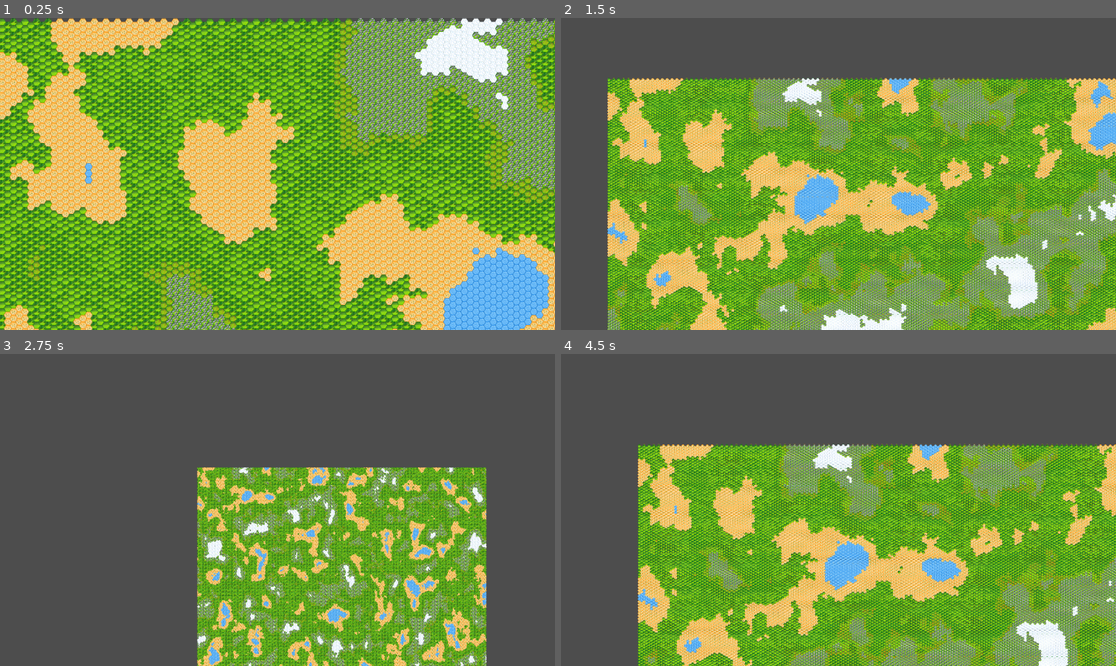
Above: before the commit, frames 1-4 (two rows, left to right).
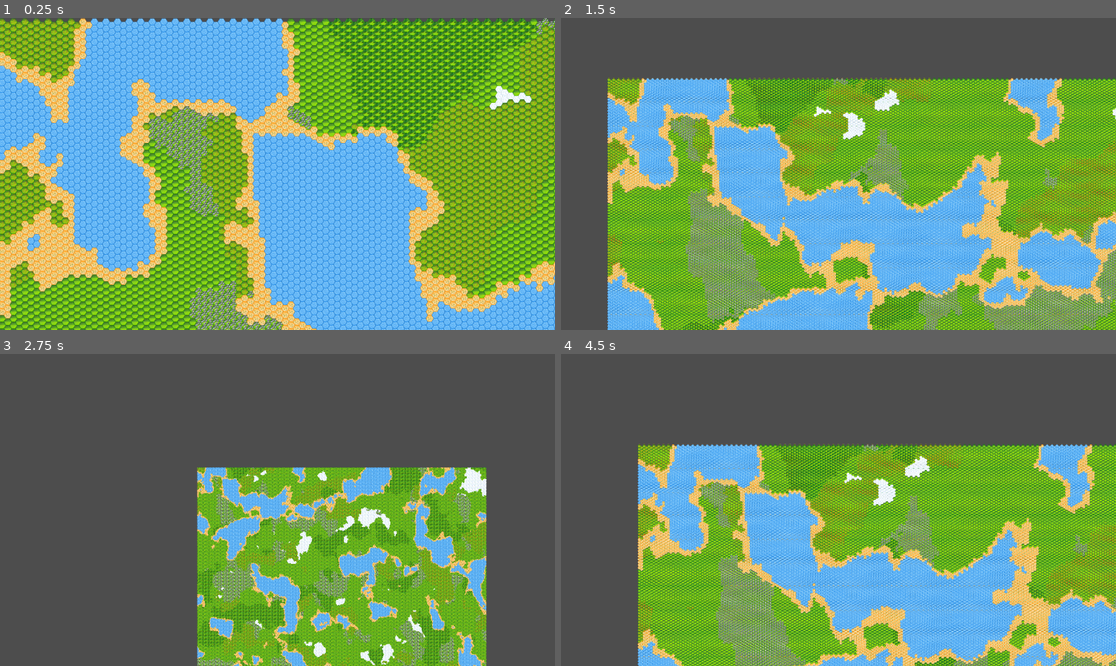
Above: after the commit, the same moments.

Repository: IsStephy/Game_TM_2
Game: Godot game, scene res://scenes/main.tscn
Two runs of this game, one before a commit and one after it. Both use one fixed random seed, a clock stepped at 60 frames per second and the inputs below.
Inputs:
- Up to frame 1 (0.25 s): no input
- Up to frame 2 (1.5 s): tap Enter at 0.5 s; hold Right (ui_right) 0.53-1.28 s; hold P 0.53-1.28 s; hold Down (ui_down) from 1.28 s (still down); tap O at 1.35 s
- Up to frame 3 (2.75 s): release Down (ui_down) at 2.03 s; hold Right (ui_right) from 2.03 s (still down); hold P from 2.03 s (still down)
- Up to frame 4 (4.5 s): release Right (ui_right) at 2.78 s; release P at 2.78 s; hold Up (ui_up) 2.78-3.53 s; tap O at 2.85, 4.35 s; hold P 3.53-4.28 s; hold Left (ui_left) from 3.53 s (still down)

The runs differ from the first frame. In frame 1, 77% of the frame differs, in the area x 0-100%, y 0-100%; in frame 2, 56%; in frame 3, 23%; in frame 4, 46%.

Commit message:
Change the logic behind the map generation

Diff:
--- a/Grid_map/game_of_life/scenes/main.gd
+++ b/Grid_map/game_of_life/scenes/main.gd
@@ -27,7 +27,7 @@
 # Thresholds based on the image
 var thresholds = [
 	0.0,    # Water
-	0.214,  # Sand
+	0.314,  # Sand
 	0.364,  # Grass
 	0.522,  # Mountain
 	0.602,  # Flower
@@ -60,35 +60,32 @@
 	for x in range(width):
 		for y in range(height):
 			var index = x * height + y
-			var noise_val = noise_values[index]
+			var base_noise = noise_values[index]
+			var normalized_noise = (base_noise - min_noise) / (max_noise - min_noise)
 
-			# Normalize noise to range [0, 1]
-			var normalized_noise = (noise_val - min_noise) / (max_noise - min_noise)
+			# Sample "feature noise" using warped coords (no extra noise objects)
+			var mountain_chance = noise.get_noise_2d(x + 1000, y - 1000)
+			var flower_chance = noise.get_noise_2d(x - 2000, y + 1500)
+			var forest_chance = noise.get_noise_2d(x + 3000, y + 3000)
 
-			# Assign tile type
+			# Biome base
 			var tile_pos: Vector2i
 			if normalized_noise < thresholds[1]:
 				tile_pos = water
 			elif normalized_noise < thresholds[2]:
 				tile_pos = sand
-			elif normalized_noise < thresholds[3]:
-				var n = randi()%2
-				if n == 0:
-					tile_pos = grass
-				elif n == 1:
+			else:
+				tile_pos = grass
+
+				if mountain_chance > 0.25:
 					tile_pos = mountain
-				else:
+				elif flower_chance > 0.25:
 					tile_pos = flower
-			elif normalized_noise < thresholds[4]:
-				tile_pos = mountain
-			elif normalized_noise < thresholds[5]:
-				tile_pos = flower
-			elif normalized_noise < thresholds[6]:
-				tile_pos = forest
-			else:
-				tile_pos = snow
+				elif forest_chance > 0.2:
+					tile_pos = forest
+				elif normalized_noise > thresholds[6]:
+					tile_pos = snow
 
-			# Set tile in TileMap
 			tile_map.set_cell(Vector2i(x, y), source_id, tile_pos)
 
 
--- a/Grid_map/game_of_life/scenes/main.tscn
+++ b/Grid_map/game_of_life/scenes/main.tscn
@@ -11,7 +11,7 @@
 colors = PackedColorArray(0.220215, 0.460128, 0.942336, 1, 0.840204, 0.718368, 0.348086, 1, 3.44135e-06, 0.586019, 0.0941458, 1, 1, 1, 1, 1, 0.608332, 0.0687228, 0.201213, 1, 0.572988, 0.572988, 0.572988, 1, 9.14484e-07, 0.35522, 0.0404457, 1)
 
 [sub_resource type="FastNoiseLite" id="FastNoiseLite_a0xpa"]
-frequency = 0.0166
+frequency = 0.0113
 
 [sub_resource type="NoiseTexture2D" id="NoiseTexture2D_xut50"]
 resource_local_to_scene = true
@@ -23,12 +23,12 @@
 
 [sub_resource type="Gradient" id="Gradient_yx6t6"]
 interpolation_mode = 1
-offsets = PackedFloat32Array(0, 0.335125, 0.521505, 0.560932, 0.682796, 0.749104, 1)
-colors = PackedColorArray(0, 0.772549, 0, 1, 0, 0, 0, 1, 0.453255, 0.0890158, 0.205345, 1, 0.110438, 0.211781, 0.555075, 1, 0.0157052, 0.295007, 0.274015, 1, 0.252688, 0.252688, 0.252688, 1, 1, 1, 1, 1)
+offsets = PackedFloat32Array(0, 0.335125, 0.521505, 0.560932, 0.603896, 0.902597, 1)
+colors = PackedColorArray(0, 0.772549, 0, 1, 0, 0, 0, 1, 0.453255, 0.0890158, 0.205345, 1, 0.110438, 0.211781, 0.555075, 1, 0.252688, 0.252688, 0.252688, 1, 0.0157052, 0.295007, 0.274015, 1, 1, 1, 1, 1)
 
 [sub_resource type="FastNoiseLite" id="FastNoiseLite_0gd87"]
 noise_type = 2
-frequency = 0.0281
+frequency = 0.0001
 
 [sub_resource type="NoiseTexture2D" id="NoiseTexture2D_shg56"]
 width = 1024
--- a/Grid_map/game_of_life/scenes/tile_map_layer.tscn
+++ b/Grid_map/game_of_life/scenes/tile_map_layer.tscn
@@ -1,690 +1,4 @@
-[gd_scene load_steps=4 format=3 uid="uid://cue0st352a3a7"]
-
-[ext_resource type="Texture2D" uid="uid://dpghs5xi1nbib" path="res://assets/tile_map/merged_output.png" id="1_fa44x"]
-
-[sub_resource type="TileSetAtlasSource" id="TileSetAtlasSource_2pavw"]
-texture = ExtResource("1_fa44x")
-texture_region_size = Vector2i(32, 32)
-0:0/0 = 0
-1:0/0 = 0
-2:0/0 = 0
-3:0/0 = 0
-4:0/0 = 0
-5:0/0 = 0
-6:0/0 = 0
-7:0/0 = 0
-8:0/0 = 0
-9:0/0 = 0
-10:0/0 = 0
-11:0/0 = 0
-12:0/0 = 0
-13:0/0 = 0
-14:0/0 = 0
-15:0/0 = 0
-16:0/0 = 0
-17:0/0 = 0
-18:0/0 = 0
-19:0/0 = 0
-0:1/0 = 0
-1:1/0 = 0
-2:1/0 = 0
-3:1/0 = 0
-4:1/0 = 0
-5:1/0 = 0
-6:1/0 = 0
-7:1/0 = 0
-8:1/0 = 0
-9:1/0 = 0
-10:1/0 = 0
-11:1/0 = 0
-12:1/0 = 0
-13:1/0 = 0
-14:1/0 = 0
-15:1/0 = 0
-16:1/0 = 0
-17:1/0 = 0
-18:1/0 = 0
-19:1/0 = 0
-0:2/0 = 0
-1:2/0 = 0
-2:2/0 = 0
-3:2/0 = 0
-4:2/0 = 0
-5:2/0 = 0
-6:2/0 = 0
-7:2/0 = 0
-8:2/0 = 0
-9:2/0 = 0
-10:2/0 = 0
-11:2/0 = 0
-12:2/0 = 0
-13:2/0 = 0
-14:2/0 = 0
-15:2/0 = 0
-16:2/0 = 0
-17:2/0 = 0
-18:2/0 = 0
-19:2/0 = 0
-0:3/0 = 0
-1:3/0 = 0
-2:3/0 = 0
-3:3/0 = 0
-4:3/0 = 0
-5:3/0 = 0
-6:3/0 = 0
-7:3/0 = 0
-8:3/0 = 0
-9:3/0 = 0
-10:3/0 = 0
-11:3/0 = 0
-12:3/0 = 0
-13:3/0 = 0
-14:3/0 = 0
-15:3/0 = 0
-16:3/0 = 0
-17:3/0 = 0
-18:3/0 = 0
-19:3/0 = 0
-0:4/0 = 0
-1:4/0 = 0
-2:4/0 = 0
-3:4/0 = 0
-4:4/0 = 0
-5:4/0 = 0
-6:4/0 = 0
-7:4/0 = 0
-8:4/0 = 0
-9:4/0 = 0
-10:4/0 = 0
-11:4/0 = 0
-12:4/0 = 0
-13:4/0 = 0
-14:4/0 = 0
-15:4/0 = 0
-16:4/0 = 0
-17:4/0 = 0
-18:4/0 = 0
-19:4/0 = 0
-0:5/0 = 0
-1:5/0 = 0
-2:5/0 = 0
-3:5/0 = 0
-4:5/0 = 0
-5:5/0 = 0
-6:5/0 = 0
-7:5/0 = 0
-8:5/0 = 0
-9:5/0 = 0
-10:5/0 = 0
-11:5/0 = 0
-12:5/0 = 0
-13:5/0 = 0
-14:5/0 = 0
-15:5/0 = 0
-16:5/0 = 0
-17:5/0 = 0
-18:5/0 = 0
-19:5/0 = 0
-0:6/0 = 0
-1:6/0 = 0
-2:6/0 = 0
-3:6/0 = 0
-4:6/0 = 0
-5:6/0 = 0
-6:6/0 = 0
-7:6/0 = 0
-8:6/0 = 0
-9:6/0 = 0
-10:6/0 = 0
-11:6/0 = 0
-12:6/0 = 0
-13:6/0 = 0
-14:6/0 = 0
-15:6/0 = 0
-16:6/0 = 0
-17:6/0 = 0
-18:6/0 = 0
-19:6/0 = 0
-0:7/0 = 0
-1:7/0 = 0
-2:7/0 = 0
-3:7/0 = 0
-4:7/0 = 0
-5:7/0 = 0
-6:7/0 = 0
-7:7/0 = 0
-8:7/0 = 0
-9:7/0 = 0
-10:7/0 = 0
-11:7/0 = 0
-12:7/0 = 0
-13:7/0 = 0
-14:7/0 = 0
-15:7/0 = 0
-16:7/0 = 0
-17:7/0 = 0
-18:7/0 = 0
-19:7/0 = 0
-0:8/0 = 0
-1:8/0 = 0
-2:8/0 = 0
-3:8/0 = 0
-4:8/0 = 0
-5:8/0 = 0
-6:8/0 = 0
-7:8/0 = 0
-8:8/0 = 0
-9:8/0 = 0
-10:8/0 = 0
-11:8/0 = 0
-12:8/0 = 0
-13:8/0 = 0
-14:8/0 = 0
-15:8/0 = 0
-16:8/0 = 0
-17:8/0 = 0
-18:8/0 = 0
-19:8/0 = 0
-0:9/0 = 0
-1:9/0 = 0
-2:9/0 = 0
-3:9/0 = 0
-4:9/0 = 0
-5:9/0 = 0
-6:9/0 = 0
-7:9/0 = 0
-8:9/0 = 0
-9:9/0 = 0
-10:9/0 = 0
-11:9/0 = 0
-12:9/0 = 0
-13:9/0 = 0
-14:9/0 = 0
-15:9/0 = 0
-16:9/0 = 0
-17:9/0 = 0
-18:9/0 = 0
-19:9/0 = 0
-0:10/0 = 0
-1:10/0 = 0
-2:10/0 = 0
-3:10/0 = 0
-4:10/0 = 0
-5:10/0 = 0
-6:10/0 = 0
-7:10/0 = 0
-8:10/0 = 0
-9:10/0 = 0
-10:10/0 = 0
-11:10/0 = 0
-12:10/0 = 0
-13:10/0 = 0
-14:10/0 = 0
-15:10/0 = 0
-16:10/0 = 0
-17:10/0 = 0
-18:10/0 = 0
-19:10/0 = 0
-0:11/0 = 0
-1:11/0 = 0
-2:11/0 = 0
-3:11/0 = 0
-4:11/0 = 0
-5:11/0 = 0
-6:11/0 = 0
-7:11/0 = 0
-8:11/0 = 0
-9:11/0 = 0
-10:11/0 = 0
-11:11/0 = 0
-12:11/0 = 0
-13:11/0 = 0
-14:11/0 = 0
-15:11/0 = 0
-16:11/0 = 0
-17:11/0 = 0
-18:11/0 = 0
-19:11/0 = 0
-0:12/0 = 0
-1:12/0 = 0
-2:12/0 = 0
-3:12/0 = 0
-4:12/0 = 0
-5:12/0 = 0
-6:12/0 = 0
-7:12/0 = 0
-8:12/0 = 0
-9:12/0 = 0
-10:12/0 = 0
-11:12/0 = 0
-12:12/0 = 0
-13:12/0 = 0
-14:12/0 = 0
-15:12/0 = 0
-16:12/0 = 0
-17:12/0 = 0
-18:12/0 = 0
-19:12/0 = 0
-0:13/0 = 0
-1:13/0 = 0
-2:13/0 = 0
-3:13/0 = 0
-4:13/0 = 0
-5:13/0 = 0
-6:13/0 = 0
-7:13/0 = 0
-8:13/0 = 0
-9:13/0 = 0
-10:13/0 = 0
-11:13/0 = 0
-12:13/0 = 0
-13:13/0 = 0
-14:13/0 = 0
-15:13/0 = 0
-16:13/0 = 0
-17:13/0 = 0
-18:13/0 = 0
-19:13/0 = 0
-0:14/0 = 0
-1:14/0 = 0
-2:14/0 = 0
-3:14/0 = 0
-4:14/0 = 0
-5:14/0 = 0
-6:14/0 = 0
-7:14/0 = 0
-8:14/0 = 0
-9:14/0 = 0
-10:14/0 = 0
-11:14/0 = 0
-12:14/0 = 0
-13:14/0 = 0
-14:14/0 = 0
-15:14/0 = 0
-16:14/0 = 0
-17:14/0 = 0
-18:14/0 = 0
-19:14/0 = 0
-0:15/0 = 0
-1:15/0 = 0
-2:15/0 = 0
-3:15/0 = 0
-4:15/0 = 0
-5:15/0 = 0
-6:15/0 = 0
-7:15/0 = 0
-8:15/0 = 0
-9:15/0 = 0
-10:15/0 = 0
-11:15/0 = 0
-12:15/0 = 0
-13:15/0 = 0
-14:15/0 = 0
-15:15/0 = 0
-16:15/0 = 0
-17:15/0 = 0
-18:15/0 = 0
-19:15/0 = 0
-0:16/0 = 0
-1:16/0 = 0
-2:16/0 = 0
-3:16/0 = 0
-4:16/0 = 0
-5:16/0 = 0
-6:16/0 = 0
-7:16/0 = 0
-8:16/0 = 0
-9:16/0 = 0
-10:16/0 = 0
-11:16/0 = 0
-12:16/0 = 0
-13:16/0 = 0
-14:16/0 = 0
-15:16/0 = 0
-16:16/0 = 0
-17:16/0 = 0
-18:16/0 = 0
-19:16/0 = 0
-0:17/0 = 0
-1:17/0 = 0
-2:17/0 = 0
-3:17/0 = 0
-4:17/0 = 0
-5:17/0 = 0
-6:17/0 = 0
-7:17/0 = 0
-8:17/0 = 0
-9:17/0 = 0
-10:17/0 = 0
-11:17/0 = 0
-12:17/0 = 0
-13:17/0 = 0
-14:17/0 = 0
-15:17/0 = 0
-16:17/0 = 0
-17:17/0 = 0
-18:17/0 = 0
-19:17/0 = 0
-0:18/0 = 0
-1:18/0 = 0
-2:18/0 = 0
-3:18/0 = 0
-4:18/0 = 0
-5:18/0 = 0
-6:18/0 = 0
-7:18/0 = 0
-8:18/0 = 0
-9:18/0 = 0
-10:18/0 = 0
-11:18/0 = 0
-12:18/0 = 0
-13:18/0 = 0
-14:18/0 = 0
-15:18/0 = 0
-16:18/0 = 0
-17:18/0 = 0
-18:18/0 = 0
-19:18/0 = 0
-0:19/0 = 0
-1:19/0 = 0
-2:19/0 = 0
-3:19/0 = 0
-4:19/0 = 0
-5:19/0 = 0
-6:19/0 = 0
-7:19/0 = 0
-8:19/0 = 0
-9:19/0 = 0
-10:19/0 = 0
-11:19/0 = 0
-12:19/0 = 0
-13:19/0 = 0
-14:19/0 = 0
-15:19/0 = 0
-16:19/0 = 0
-17:19/0 = 0
-18:19/0 = 0
-19:19/0 = 0
-0:20/0 = 0
-1:20/0 = 0
-2:20/0 = 0
-3:20/0 = 0
-4:20/0 = 0
-5:20/0 = 0
-6:20/0 = 0
-7:20/0 = 0
-8:20/0 = 0
-9:20/0 = 0
-10:20/0 = 0
-11:20/0 = 0
-12:20/0 = 0
-13:20/0 = 0
-14:20/0 = 0
-15:20/0 = 0
-16:20/0 = 0
-17:20/0 = 0
-18:20/0 = 0
-19:20/0 = 0
-0:21/0 = 0
-1:21/0 = 0
-2:21/0 = 0
-3:21/0 = 0
-4:21/0 = 0
-5:21/0 = 0
-6:21/0 = 0
-7:21/0 = 0
-8:21/0 = 0
-9:21/0 = 0
-10:21/0 = 0
-11:21/0 = 0
-12:21/0 = 0
-13:21/0 = 0
-14:21/0 = 0
-15:21/0 = 0
-16:21/0 = 0
-17:21/0 = 0
-18:21/0 = 0
-19:21/0 = 0
-0:22/0 = 0
-1:22/0 = 0
-2:22/0 = 0
-3:22/0 = 0
-4:22/0 = 0
-5:22/0 = 0
-6:22/0 = 0
-7:22/0 = 0
-8:22/0 = 0
-9:22/0 = 0
-10:22/0 = 0
-11:22/0 = 0
-12:22/0 = 0
-13:22/0 = 0
-14:22/0 = 0
-15:22/0 = 0
-16:22/0 = 0
-17:22/0 = 0
-18:22/0 = 0
-19:22/0 = 0
-0:23/0 = 0
-1:23/0 = 0
-2:23/0 = 0
-3:23/0 = 0
-4:23/0 = 0
-5:23/0 = 0
-6:23/0 = 0
-7:23/0 = 0
-8:23/0 = 0
-9:23/0 = 0
-10:23/0 = 0
-11:23/0 = 0
-12:23/0 = 0
-13:23/0 = 0
-14:23/0 = 0
-15:23/0 = 0
-16:23/0 = 0
-17:23/0 = 0
-18:23/0 = 0
-19:23/0 = 0
-0:24/0 = 0
-1:24/0 = 0
-2:24/0 = 0
-3:24/0 = 0
-4:24/0 = 0
-5:24/0 = 0
-6:24/0 = 0
-7:24/0 = 0
-8:24/0 = 0
-9:24/0 = 0
-10:24/0 = 0
-11:24/0 = 0
-12:24/0 = 0
-13:24/0 = 0
-14:24/0 = 0
-15:24/0 = 0
-16:24/0 = 0
-17:24/0 = 0
-18:24/0 = 0
-19:24/0 = 0
-0:25/0 = 0
-1:25/0 = 0
-2:25/0 = 0
-3:25/0 = 0
-4:25/0 = 0
-5:25/0 = 0
-6:25/0 = 0
-7:25/0 = 0
-8:25/0 = 0
-9:25/0 = 0
-10:25/0 = 0
-11:25/0 = 0
-12:25/0 = 0
-13:25/0 = 0
-14:25/0 = 0
-15:25/0 = 0
-16:25/0 = 0
-17:25/0 = 0
-18:25/0 = 0
-19:25/0 = 0
-0:26/0 = 0
-1:26/0 = 0
-2:26/0 = 0
-3:26/0 = 0
-4:26/0 = 0
-5:26/0 = 0
-6:26/0 = 0
-7:26/0 = 0
-8:26/0 = 0
-9:26/0 = 0
-10:26/0 = 0
-11:26/0 = 0
-12:26/0 = 0
-13:26/0 = 0
-14:26/0 = 0
-15:26/0 = 0
-16:26/0 = 0
-17:26/0 = 0
-18:26/0 = 0
-19:26/0 = 0
-0:27/0 = 0
-1:27/0 = 0
-2:27/0 = 0
-3:27/0 = 0
-4:27/0 = 0
-5:27/0 = 0
-6:27/0 = 0
-7:27/0 = 0
-8:27/0 = 0
-9:27/0 = 0
-10:27/0 = 0
-11:27/0 = 0
-12:27/0 = 0
-13:27/0 = 0
-14:27/0 = 0
-15:27/0 = 0
-16:27/0 = 0
-17:27/0 = 0
-18:27/0 = 0
-19:27/0 = 0
-0:28/0 = 0
-1:28/0 = 0
-2:28/0 = 0
-3:28/0 = 0
-4:28/0 = 0
-5:28/0 = 0
-6:28/0 = 0
-7:28/0 = 0
-8:28/0 = 0
-9:28/0 = 0
-10:28/0 = 0
-11:28/0 = 0
-12:28/0 = 0
-13:28/0 = 0
-14:28/0 = 0
-15:28/0 = 0
-16:28/0 = 0
-17:28/0 = 0
-18:28/0 = 0
-19:28/0 = 0
-0:29/0 = 0
-1:29/0 = 0
-2:29/0 = 0
-3:29/0 = 0
-4:29/0 = 0
-5:29/0 = 0
-6:29/0 = 0
-7:29/0 = 0
-8:29/0 = 0
-9:29/0 = 0
-10:29/0 = 0
-11:29/0 = 0
-12:29/0 = 0
-13:29/0 = 0
-14:29/0 = 0
-15:29/0 = 0
-16:29/0 = 0
-17:29/0 = 0
-18:29/0 = 0
-19:29/0 = 0
-0:30/0 = 0
-1:30/0 = 0
-2:30/0 = 0
-3:30/0 = 0
-4:30/0 = 0
-5:30/0 = 0
-6:30/0 = 0
-7:30/0 = 0
-8:30/0 = 0
-9:30/0 = 0
-10:30/0 = 0
-11:30/0 = 0
-12:30/0 = 0
-13:30/0 = 0
-14:30/0 = 0
-15:30/0 = 0
-16:30/0 = 0
-17:30/0 = 0
-18:30/0 = 0
-19:30/0 = 0
-0:31/0 = 0
-1:31/0 = 0
-2:31/0 = 0
-3:31/0 = 0
-4:31/0 = 0
-5:31/0 = 0
-6:31/0 = 0
-7:31/0 = 0
-8:31/0 = 0
-9:31/0 = 0
-10:31/0 = 0
-11:31/0 = 0
-12:31/0 = 0
-13:31/0 = 0
-14:31/0 = 0
-15:31/0 = 0
-16:31/0 = 0
-17:31/0 = 0
-18:31/0 = 0
-19:31/0 = 0
-0:32/0 = 0
-1:32/0 = 0
-2:32/0 = 0
-3:32/0 = 0
-4:32/0 = 0
-5:32/0 = 0
-6:32/0 = 0
-7:32/0 = 0
-8:32/0 = 0
-9:32/0 = 0
-10:32/0 = 0
-11:32/0 = 0
-12:32/0 = 0
-13:32/0 = 0
-14:32/0 = 0
-15:32/0 = 0
-16:32/0 = 0
-17:32/0 = 0
-18:32/0 = 0
-19:32/0 = 0
-0:33/0 = 0
-1:33/0 = 0
-2:33/0 = 0
-3:33/0 = 0
-4:33/0 = 0
-5:33/0 = 0
-6:33/0 = 0
-7:33/0 = 0
-8:33/0 = 0
-9:33/0 = 0
-10:33/0 = 0
-11:33/0 = 0
-12:33/0 = 0
-13:33/0 = 0
-14:33/0 = 0
-15:33/0 = 0
-16:33/0 = 0
-17:33/0 = 0
-18:33/0 = 0
-19:33/0 = 0
+[gd_scene load_steps=2 format=3 uid="uid://cue0st352a3a7"]
 
 [sub_resource type="TileSet" id="TileSet_kf5f4"]
 resource_local_to_scene = true
@@ -692,7 +6,6 @@
 tile_offset_axis = 1
 tile_size = Vector2i(32, 32)
 uv_clipping = true
-sources/1 = SubResource("TileSetAtlasSource_2pavw")
 
 [node name="TileMapLayer" type="TileMapLayer"]
 tile_set = SubResource("TileSet_kf5f4")
